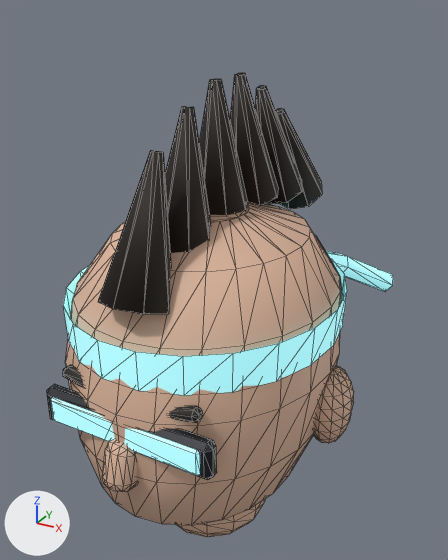
Before and after pictures for a commit that changed the glTF model assets/models/coder_head_5.glb.
Rendered twice from a 50 mm camera at (0.216, -0.369, 0.4) aimed at (-0.016, 0.053, 0.189). The lights are fixed; the arrows at lower left show +X, +Y and +Z. The first picture is the older version. Mesh edges are drawn as thin lines. Vertices at exactly the same position are counted once.

The first picture shows 'CoderPart'.
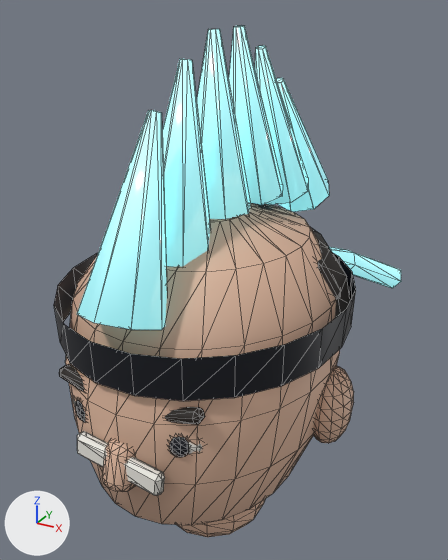
Boxes (x1, y1, x2, y2) around the edits, measured in the pictures (448 x 560 px; the box of a moved part takes in the faces that stretch with it):
'CoderPart', reshaped (10% taller)
    before: (47, 73, 393, 537)
    after: (54, 25, 401, 537)
part 1 of me_coderpartmesh, moved or reshaped
    before: (63, 365, 83, 387)
    after: (59, 364, 85, 391)
part 2 of me_coderpartmesh, moved or reshaped
    before: (169, 406, 203, 423)
    after: (165, 407, 205, 425)
part 3 of me_coderpartmesh, added
    after: (252, 203, 350, 318)
part 4 of me_coderpartmesh, moved or reshaped (not visible afterwards)
    before: (47, 384, 217, 480)
part 5 of me_coderpartmesh, added (cyan)
    after: (197, 29, 251, 219)
part 6 of me_coderpartmesh, moved or reshaped
    before: (63, 259, 347, 395)
    after: (54, 253, 356, 401)
part 7 of me_coderpartmesh, rebuilt (7% wider)
    before: (326, 251, 393, 291)
    after: (329, 247, 401, 288)
part 8 of me_coderpartmesh, rebuilt (23% wider, 34% taller)
    before: (98, 150, 171, 314)
    after: (77, 110, 167, 330)
part 9 of me_coderpartmesh, rebuilt
    before: (165, 107, 211, 253)
    after: (162, 59, 210, 267)
part 10 of me_coderpartmesh, rebuilt (12% wider, 36% taller)
    before: (230, 73, 278, 205)
    after: (229, 25, 283, 205)
part 11 of me_coderpartmesh, rebuilt (15% wider, 32% taller)
    before: (276, 108, 322, 209)
    after: (276, 78, 329, 212)
part 12 of me_coderpartmesh, rebuilt (15% wider, 34% taller)
    before: (256, 85, 302, 204)
    after: (255, 45, 308, 205)
part 13 of me_coderpartmesh, added
    after: (77, 431, 165, 495)
part 14 of me_coderpartmesh, deleted (mostly hidden)
    before: (315, 235, 343, 305)
part 15 of me_coderpartmesh, deleted (cyan)
    before: (51, 397, 200, 476)
part 16 of me_coderpartmesh, deleted
    before: (199, 79, 248, 215)
part 17 of me_coderpartmesh, recoloured
    both: (66, 203, 340, 506)

The edits, one by one:
me_coderpartmesh is used by ob_coderpart; location (0.0, 0.0, 0.0).
me_coderpartmesh had 1330 vertices, 2524 faces and spanned x -0.116..0.116, y -0.128..0.235, z -0.018..0.356.
me_coderpartmesh now has 1306 vertices, 2480 faces and spans x -0.116..0.116, y -0.13..0.249, z -0.018..0.388.
me_coderpartmesh part 1: the loose piece of 24 vertices spanning x -0.054..-0.02, y -0.108..-0.098, z 0.164..0.178 is turned 4 degrees about the y axis through its middle and scaled by 1.07, then moved by (-0.001, -0.001, -0.001).
me_coderpartmesh part 2: the loose piece of 24 vertices spanning x 0.02..0.054, y -0.108..-0.098, z 0.164..0.178 is turned -4 degrees about the y axis through its middle and scaled by 1.07, then moved by (0.001, -0.001, -0.001).
me_coderpartmesh part 3: a new loose piece, a UV sphere (16 segments, 10 rings, poles along z) spanning x -0.1..0.1, y -0.09..0.126, z 0.11..0.266, in mat_hair.
me_coderpartmesh part 4: the loose piece of 24 vertices spanning x -0.066..0.066, y -0.114..-0.102, z 0.134..0.162 is scaled about its middle by (0.248, 0.727, 0.199), then moved by (0.0, 0.009, -0.06), in mat_iris.
me_coderpartmesh part 5: a new loose piece, an 8-sided cut cone along z (radius 0.028 at the low end, 0.004 at the high end) spanning x -0.028..0.028, y -0.018..0.038, z 0.262..0.387, in mat_teal.
me_coderpartmesh part 6: the loose piece of 44 vertices spanning x -0.101..0.101, y -0.112..0.112, z 0.184..0.212 is scaled about its middle by (1.06, 1.05, 1.07), then moved by (0.0, 0.0, 0.001), in mat_coal.
me_coderpartmesh part 7: the loose piece of 18 vertices spanning x 0.008..0.087, y 0.107..0.235, z 0.132..0.205 is rebuilt with 18 vertices and now spans x 0.007..0.092, y 0.113..0.249, z 0.131..0.206.
me_coderpartmesh part 8: the loose piece of 16 vertices spanning x -0.024..0.024, y -0.113..-0.057, z 0.222..0.321 is rebuilt with 16 vertices and now spans x -0.028..0.028, y -0.13..-0.057, z 0.217..0.345, in mat_teal.
me_coderpartmesh part 9: the loose piece of 16 vertices spanning x -0.024..0.024, y -0.061..-0.014, z 0.244..0.342 is rebuilt with 16 vertices and now spans x -0.028..0.028, y -0.074..-0.019, z 0.242..0.371, in mat_teal.
me_coderpartmesh part 10: the loose piece of 16 vertices spanning x -0.024..0.024, y 0.043..0.09, z 0.258..0.356 is rebuilt with 16 vertices and now spans x -0.028..0.028, y 0.039..0.094, z 0.259..0.388, in mat_teal.
me_coderpartmesh part 11: the loose piece of 16 vertices spanning x -0.024..0.024, y 0.116..0.191, z 0.227..0.322 is rebuilt with 16 vertices and now spans x -0.028..0.028, y 0.113..0.203, z 0.223..0.347, in mat_teal.
me_coderpartmesh part 12: the loose piece of 16 vertices spanning x -0.024..0.024, y 0.079..0.141, z 0.246..0.344 is rebuilt with 16 vertices and now spans x -0.028..0.028, y 0.077..0.15, z 0.245..0.373, in mat_teal.
me_coderpartmesh part 13: a new loose piece of 24 vertices spanning x -0.035..0.035, y -0.123..-0.113, z 0.115..0.141, in mat_ivory.
me_coderpartmesh part 14: the loose piece of 146 vertices spanning x -0.095..0.095, y -0.086..0.122, z 0.112..0.264 is deleted.
me_coderpartmesh part 15: the loose piece of 24 vertices spanning x -0.059..0.059, y -0.116..-0.108, z 0.138..0.158 is deleted.
me_coderpartmesh part 16: the loose piece of 16 vertices spanning x -0.024..0.024, y -0.009..0.039, z 0.259..0.355 is deleted.
me_coderpartmesh part 17: 452 kept faces spanning x -0.115..0.115, y -0.128..0.105, z 0.056..0.266 get new vertex colours.
Other edits to the shape of me_coderpartmesh do not show in these pictures.
